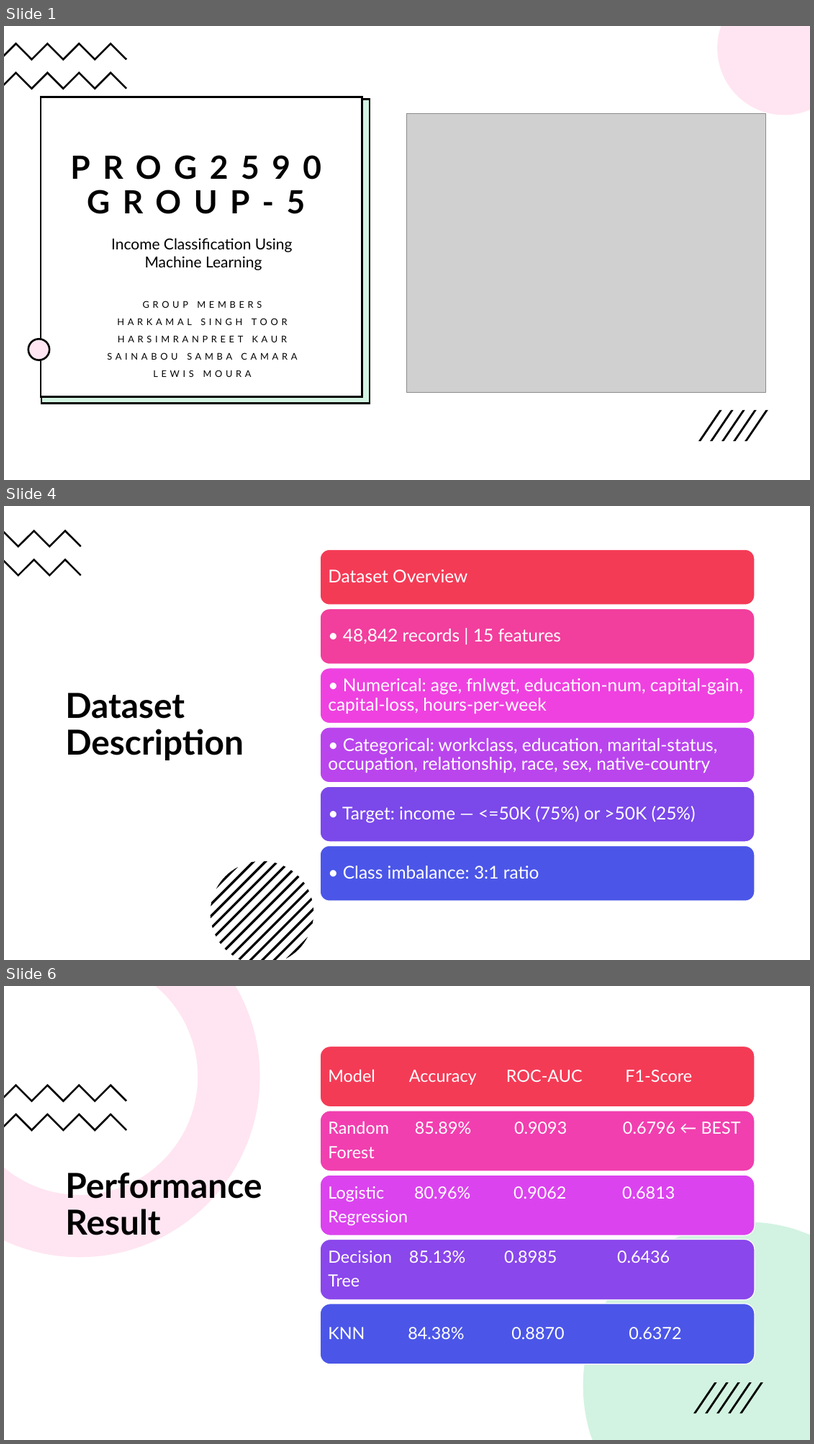
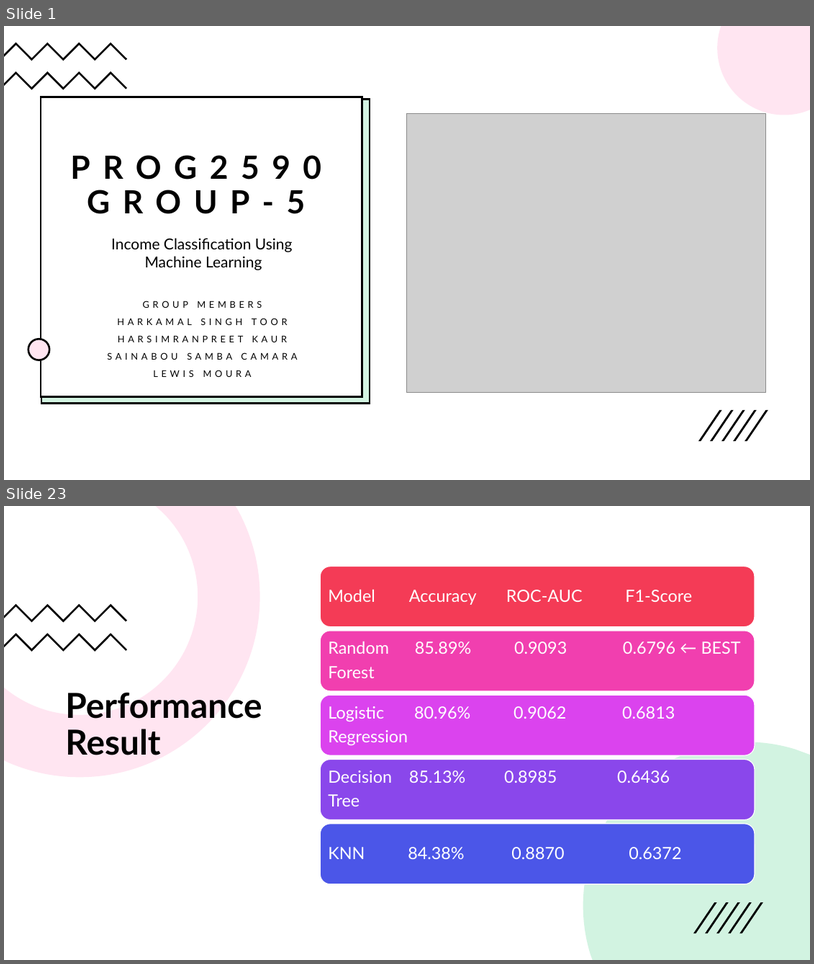
Before and after one commit to htoor2026/PROG2590, a slide deck: PROG2590_Group5_Presentation.pptx. Shown one above the other, each under a label of ours: slides 1, 4 and 6 before the commit, slides 1 and 23 after it; the slides between them are not shown. The pictures are 814x1444 and 814x964 pixels, drawn with LibreOffice and Linux fonts; fonts in the diff are those of the drawing; grey boxes stand for pictures. Boxes give left, top, right and bottom in pixels: in the first picture for what was removed or moved away, otherwise in the second. Text is boxed around its words. In the diff, an @@ line names an element or a change of style, - is before the commit and + after.

```diff
--- a/PROG2590_Group5_Presentation.pptx
+++ b/PROG2590_Group5_Presentation.pptx
@@ slide 4 removed at (4,506,810,960), background #FFFFFF @@
@@ rectangle removed at (4,506,810,960) @@
@@ freeform shape removed at (4,530,82,548) @@
@@ freeform shape removed at (4,558,82,576) @@
@@ title removed at (65,692,244,760) @@
-Dataset Description
@@ group removed at (320,549,756,901): 6 rounded rectangles, 6 texts @@
-Dataset Overview
-• 48,842 records | 15 features
-• Numerical: age, fnlwgt, education-num, capital-gain, capital-loss, hours-per-week
-• Categorical: workclass, education, marital-status, occupation, relationship, race, sex, native-country
-• Target: income — <=50K (75%) or >50K (25%)
-• Class imbalance: 3:1 ratio
@@ group removed at (211,861,314,960): 13 freeform shapes @@
@@ what was slide 6 is now slide 23 @@
```
Also in this commit, not shown: 9 slides changed, 9 slides added, 3 other slides removed, 17 other files.
